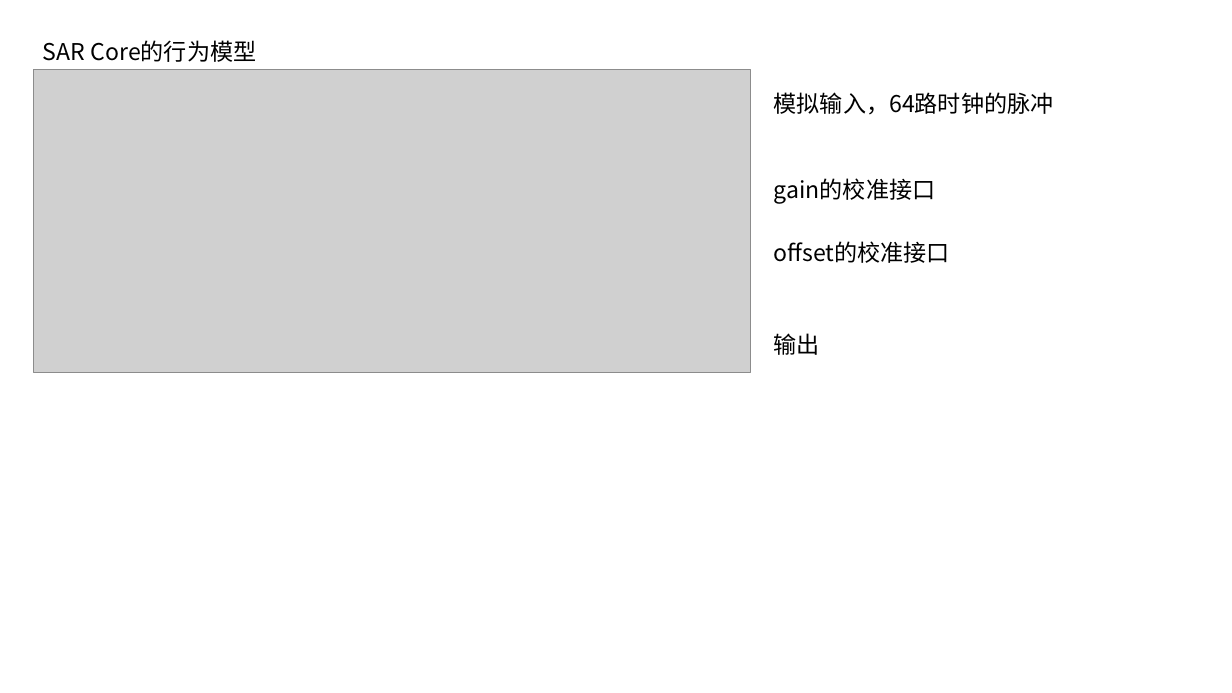
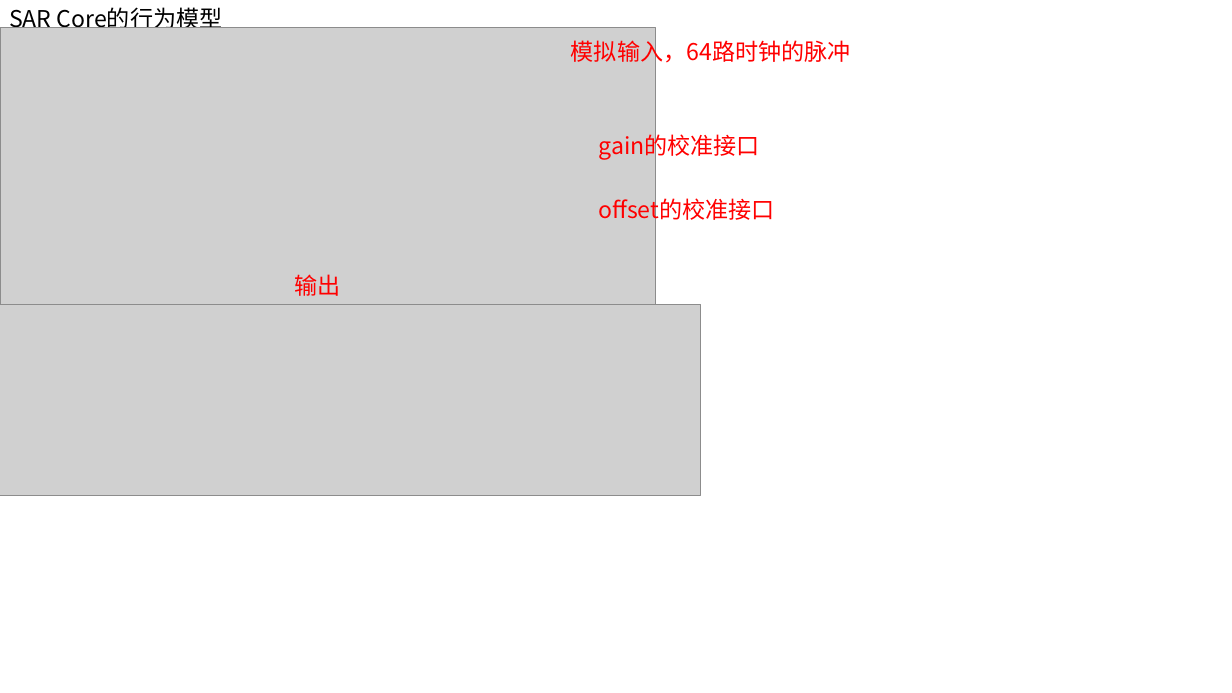
Before and after one commit to katsu119/glc_knowledge_base, a slide deck: slide 6 of journal/group_meeting/葛良晨 260806.pptx. Drawn at 1232x693 pixels with LibreOffice and Linux fonts; fonts in the diff are those of the drawing; grey boxes stand for pictures. Boxes give left, top, right and bottom in pixels: in the first picture for what was removed or moved away, otherwise in the second. Text is boxed around its words. In the diff, an @@ line names an element or a change of style, - is before the commit and + after.

```diff
--- a/journal/group_meeting/葛良晨 260806.pptx
+++ b/journal/group_meeting/葛良晨 260806.pptx
@@ text "SAR Core的行为模型" rewrapped from <box>43,40,257,62</box> to <box>9,7,223,33</box> @@
@@ picture: place and size @@
-picture at <box>34,70,751,372</box>
+picture at <box>0,28,656,304</box>
@@ text "模拟输入，64路时钟的脉冲": place and size @@
-text "模拟输入，64路时钟的脉冲" at <box>774,92,1054,115</box>
+text "模拟输入，64路时钟的脉冲" at <box>571,37,851,66</box>
@@ text "gain的校准接口": place and size @@
-text "gain的校准接口" at <box>774,178,936,203</box>
+text "gain的校准接口" at <box>598,131,760,160</box>
@@ text "offset的校准接口": place and size @@
-text "offset的校准接口" at <box>774,241,950,263</box>
+text "offset的校准接口" at <box>598,194,774,223</box>
@@ text colour #000000 to #FF0000 in 4 elements at <box>571,37,851,66</box>, <box>598,131,760,160</box>, <box>598,194,774,223</box>, <box>294,274,340,296</box> @@
@@ text "输出": place and size @@
-text "输出" at <box>774,333,820,355</box>
+text "输出" at <box>294,274,340,296</box>
@@ picture added at <box>0,304,701,495</box> @@
```
Also in this commit, not shown: 2 slides added, 1 other file.
